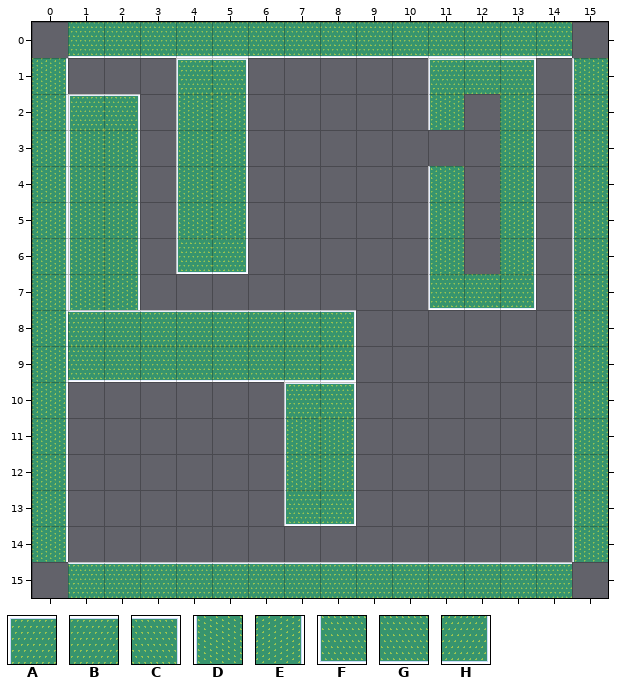
A Tiled map gets an edit: Maps/test_map2.tmx. This is how it looked before the edit.
Cells are 64x64 px. Shown: x 0..15, y 0..15.
Key: from "newwals": A 0, B 1, C 2, D 3, E 5, F 6, G 7, H 8.
_ is an empty cell.
Layer "Carpet" before, first column x 0:
 0 _GGGGGGGGGGGGGG_
 1 E___AC_____ABC_D
 2 EAC_DE_____D_E_D
 3 EDE_DE_______E_D
 4 EDE_DE_____D_E_D
 5 EDE_DE_____D_E_D
 6 EDE_FH_____D_E_D
 7 EDE________FGH_D
 8 EBBBBBBBC______D
 9 EGGGGGGGH______D
10 E______AC______D
11 E______DE______D
12 E______DE______D
13 E______FH______D
14 E______________D
15 _BBBBBBBBBBBBBB_
Now the later version:
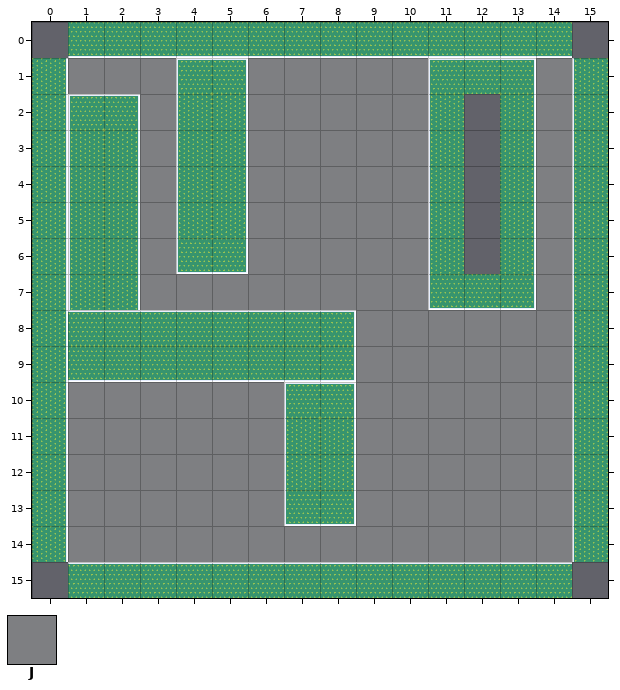
Further tiles: from "carpet": J 0.
The exact change:
{"where": "layer \"Carpet\""}
{"y":1,"x":1,"old":"___","new":"JJJ"}
{"y":1,"x":6,"old":"_____","new":"JJJJJ"}
{"y":1,"x":14,"old":"_","new":"J"}
{"y":2,"x":3,"old":"_","new":"J"}
{"y":2,"x":6,"old":"_____","new":"JJJJJ"}
{"y":2,"x":14,"old":"_","new":"J"}
{"y":3,"x":3,"old":"_","new":"J"}
{"y":3,"x":6,"old":"______","new":"JJJJJD"}
{"y":3,"x":14,"old":"_","new":"J"}
{"y":4,"x":3,"old":"_","new":"J"}
{"y":4,"x":6,"old":"_____","new":"JJJJJ"}
{"y":4,"x":14,"old":"_","new":"J"}
{"y":5,"x":3,"old":"_","new":"J"}
{"y":5,"x":6,"old":"_____","new":"JJJJJ"}
{"y":5,"x":14,"old":"_","new":"J"}
{"y":6,"x":3,"old":"_","new":"J"}
{"y":6,"x":6,"old":"_____","new":"JJJJJ"}
{"y":6,"x":14,"old":"_","new":"J"}
{"y":7,"x":3,"old":"________","new":"JJJJJJJJ"}
{"y":7,"x":14,"old":"_","new":"J"}
{"y":8,"x":9,"old":"______","new":"JJJJJJ"}
{"y":9,"x":9,"old":"______","new":"JJJJJJ"}
{"y":10,"x":1,"old":"______","new":"JJJJJJ"}
{"y":10,"x":9,"old":"______","new":"JJJJJJ"}
{"y":11,"x":1,"old":"______","new":"JJJJJJ"}
{"y":11,"x":9,"old":"______","new":"JJJJJJ"}
{"y":12,"x":1,"old":"______","new":"JJJJJJ"}
{"y":12,"x":9,"old":"______","new":"JJJJJJ"}
{"y":13,"x":1,"old":"______","new":"JJJJJJ"}
{"y":13,"x":9,"old":"______","new":"JJJJJJ"}
{"y":14,"x":1,"old":"______________","new":"JJJJJJJJJJJJJJ"}
